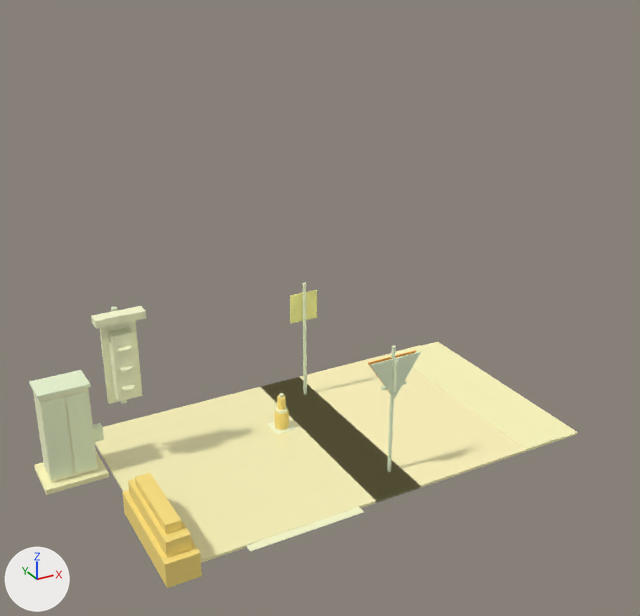
One commit to the glTF model exports/gltf/scene_wet_road_braking.glb: the scene before it, then after it.
Before and after are seen from a 50 mm camera at (-4.78, -11.16, 7.93) aimed at (1.09, -0.49, 2.6). Lighting does not change. The marker at lower left points along +X, +Y and +Z. The older version comes first. Vertices at exactly the same position are counted once.

The scene before the commit, as lines of its bpy script (objects in view):
```python
me_door_right = bpy.data.meshes.new('door_right')
me_door_right.from_pydata(...)  # a box spanning x -2.535..-2.205, y 0.7..0.72, z 0.14..1.48
me_door_right.materials.append(mat_mat_metal_galvanized)  # pale green #f3ffda
me_lane = bpy.data.meshes.new('lane')
me_lane.from_pydata(...)  # a box spanning x 1.2..4.08, y -2.0..2.0, z 0.0..0.04
me_lane.materials.append(mat_mat_asphalt_dry)  # beige #fff5bd
me_pole = bpy.data.meshes.new('pole')
me_pole.from_pydata(...)  # an 18-sided cylinder along z spanning x 1.77..1.83, y -1.46..-1.4, z 0.0..2.2
me_pole.materials.append(mat_mat_metal_galvanized)  # pale green #f3ffda
ob_door_right = bpy.data.objects.new('door_right', me_door_right)
ob_door_right.location = (0.0, 0.0, 0.0)
ob_lane = bpy.data.objects.new('lane', me_lane)
ob_lane.location = (0.0, 0.0, 0.0)
ob_pole = bpy.data.objects.new('pole', me_pole)
ob_pole.location = (0.0, 0.0, 0.0)
# also in view: 'stripe_0' at (0.0, -2.0, 0.03); 'pad' at (-2.55, 0.95, 0.04); 'door_left' at (-2.73, 0.71, 0.81); 'cabinet' at (-2.55, 0.95, 0.81); 'mid' at (-1.9, -1.35, 0.5)
```
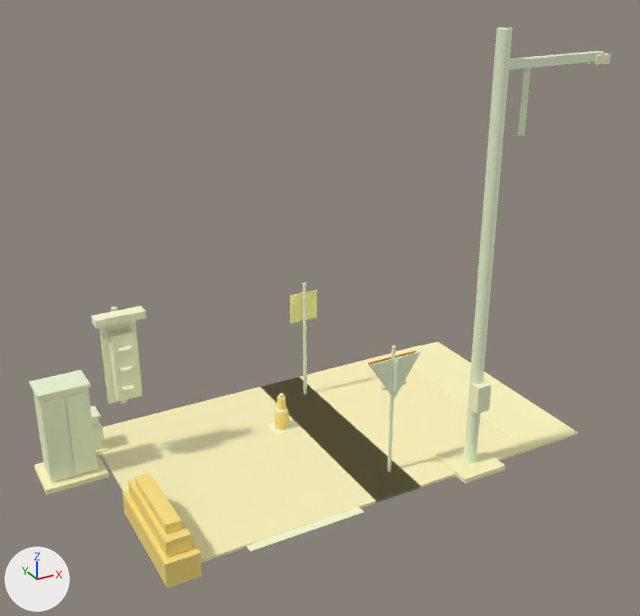
Edits to the bpy script that builds the scene:
```text
Change me_pole:
    used by ob_pole; location = (0.0, 0.0, 0.0)
    remove me_pole.from_pydata(...)  # 38 vertices, 72 faces; spans x 1.77..1.83, y -1.46..-1.4, z 0.0..2.2
    add me_pole.from_pydata(...)  # 42 vertices, 80 faces; spans x 2.95..3.15, y -1.95..-1.75, z 0.04..6.64
    me_pole part 1
    22 vertices are added at x 2.95..3.15, y -1.95..-1.75, z 0.04..6.64
    20 new vertices lie (0.0, 0.0, 6.6) away from vertices in x 2.95..3.15, y -1.95..-1.75, z 0.04
    80 new faces join them
    other edits to the shape of me_pole do not show in these pictures
Add me_top_fixture:
    me_top_fixture.from_pydata(...)  # a box spanning x 4.66..4.92, y -1.93..-1.77, z 6.08..6.2
    me_top_fixture.materials.append(mat_mat_signal_housing)  # beige #fdffd4
Add me_service_can:
    me_service_can.from_pydata(...)  # a box spanning x 2.93..3.17, y -2.06..-1.88, z 1.06..1.5
    me_service_can.materials.append(mat_mat_signal_housing)  # beige #fdffd4
Add me_brace:
    me_brace.from_pydata([(3.435, -1.863, 5.21), (3.503, -1.905, 5.21), (3.503, -1.905, 6.19), (3.435, -1.863, 6.19), (3.545, -1.837, 5.21), (3.477, -1.795, 5.21), (3.477, -1.795, 6.19), (3.545, -1.837, 6.19)], [], [(0, 1, 2), (0, 2, 3), (4, 5, 6), (4, 6, 7), (5, 0, 3), (5, 3, 6), (1, 4, 7), (1, 7, 2), (3, 2, 7), (3, 7, 6), (5, 4, 1), (5, 1, 0)])
    me_brace.materials.append(mat_mat_metal_galvanized)  # pale green #f3ffda
Add me_arm:
    me_arm.from_pydata(...)  # a box spanning x 3.01..4.81, y -1.91..-1.79, z 6.12..6.24
    me_arm.materials.append(mat_mat_metal_galvanized)  # pale green #f3ffda
Add me_base_pad:
    me_base_pad.from_pydata(...)  # a box spanning x 2.66..3.44, y -2.24..-1.46, z 0.0..0.08
    me_base_pad.materials.append(mat_mat_concrete)  # beige #fffabf
Add me_lid:
    me_lid.from_pydata(...)  # a box spanning x -2.28..-1.92, y 1.31..1.65, z 0.64..0.68
    me_lid.materials.append(mat_mat_metal_galvanized)  # pale green #f3ffda
Add me_box:
    me_box.from_pydata(...)  # a box spanning x -2.25..-1.95, y 1.34..1.62, z 0.06..0.64
    me_box.materials.append(mat_mat_signal_housing)  # beige #fdffd4
Add me_pad_001:
    me_pad_001.from_pydata(...)  # a box spanning x -2.33..-1.87, y 1.25..1.71, z 0.0..0.06
    me_pad_001.materials.append(mat_mat_concrete)  # beige #fffabf
Add ob_top_fixture:
    ob_top_fixture = bpy.data.objects.new('top_fixture', me_top_fixture)
    ob_top_fixture.location = (0.0, 0.0, 0.0)
Add ob_service_can:
    ob_service_can = bpy.data.objects.new('service_can', me_service_can)
    ob_service_can.location = (0.0, 0.0, 0.0)
Add ob_brace:
    ob_brace = bpy.data.objects.new('brace', me_brace)
    ob_brace.location = (0.0, 0.0, 0.0)
Add ob_arm:
    ob_arm = bpy.data.objects.new('arm', me_arm)
    ob_arm.location = (0.0, 0.0, 0.0)
Add ob_base_pad:
    ob_base_pad = bpy.data.objects.new('base_pad', me_base_pad)
    ob_base_pad.location = (0.0, 0.0, 0.0)
Add ob_lid:
    ob_lid = bpy.data.objects.new('lid', me_lid)
    ob_lid.location = (0.0, 0.0, 0.0)
Add ob_box:
    ob_box = bpy.data.objects.new('box', me_box)
    ob_box.location = (0.0, 0.0, 0.0)
Add ob_pad_001:
    ob_pad_001 = bpy.data.objects.new('pad.001', me_pad_001)
    ob_pad_001.location = (0.0, 0.0, 0.0)
```

Changed parts and their boxes [x1, y1, x2, y2] in the pictures (640 x 616 px):
'pole', reshaped
    before: [387, 345, 396, 472]
    after: [464, 27, 513, 464]
'base_pad', added (beige)
    after: [435, 445, 505, 484]
'arm', added (pale green)
    after: [509, 51, 604, 70]
'service_can', added (beige)
    after: [469, 380, 491, 414]
'brace', added
    after: [518, 68, 531, 136]
'top_fixture', added
    after: [588, 53, 611, 65]
'lid', added
    after: [91, 406, 101, 419]
'box', added (mostly hidden)
    after: [92, 418, 102, 449]
'pad.001', added (mostly hidden)
    after: [96, 440, 108, 455]
part 1 of me_pole, added (pale green)
    after: [464, 27, 513, 464]
